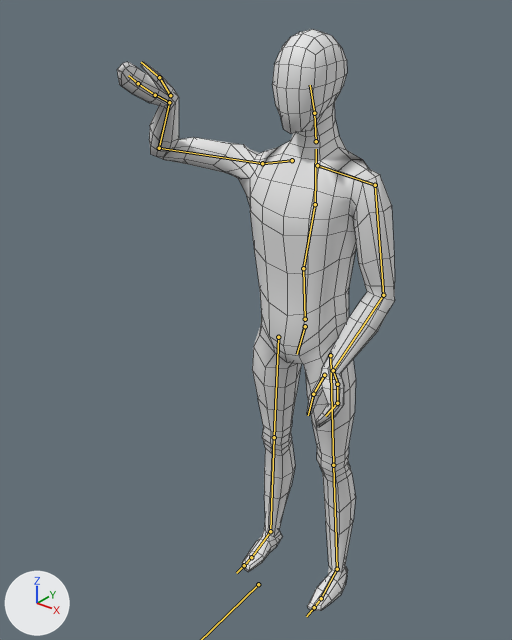
The FBX model Assets/character/character_2018.11.16.fbx, before and after one commit.
One viewpoint serves both versions: a 50 mm camera at (1.014, -1.476, 1.813) aimed at (-0.112, -0.069, 0.94). Arrows for +X, +Y and +Z are at lower left; the lights stay in place. Both versions are drawn at frame 14 of the action 'PlayerCharacterRig|attackTesing'; the numbers are the values there. The bones that bend it are drawn over the model as lines. Mesh edges are drawn as thin lines.

Objects in the first picture: 'PlayerCharacterMesh'.
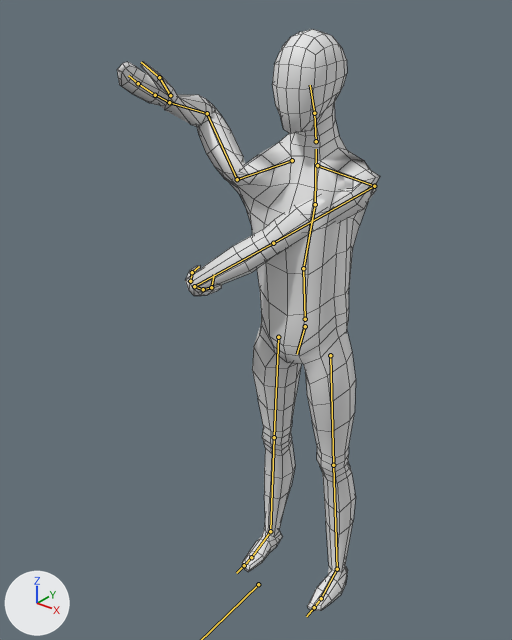
Scene script edits in JSON lines:
```json
{"block": "bone_schulter_l", "where": "bone_schulter_l = bpy.data.objects['PlayerCharacterRig'].pose.bones['Schulter.L']  # child of 'Brust'"}
{"op": "set", "path": "bone_schulter_l.rotation_quaternion", "old": "(1.0, 0.0, 0.0, 0.0)", "new": "(1.0, 0.019, 0.005, 0.002)", "note": "degrees (0, 0, 0) -> degrees (2, 1, 0)"}
{"block": "bone_oberarm_l", "where": "bone_oberarm_l = bpy.data.objects['PlayerCharacterRig'].pose.bones['Oberarm.L']  # child of 'Schulter.L'"}
{"op": "set", "path": "bone_oberarm_l.rotation_quaternion", "old": "(0.976, -0.019, 0.184, -0.115)", "new": "(0.785, 0.394, 0.136, -0.458)", "note": "degrees (-5, 21, -14) -> degrees (37, 35, -48)"}
{"block": "bone_unterarm_l", "where": "bone_unterarm_l = bpy.data.objects['PlayerCharacterRig'].pose.bones['Unterarm.L']  # child of 'Oberarm.L'"}
{"op": "set", "path": "bone_unterarm_l.rotation_quaternion", "old": "(0.983, 0.169, 0.0, -0.076)", "new": "(0.988, -0.139, 0.0, 0.063)", "note": "degrees (19, 1, -9) -> degrees (-16, 1, 7)"}
{"block": "bone_hand_l", "where": "bone_hand_l = bpy.data.objects['PlayerCharacterRig'].pose.bones['Hand.L']  # child of 'Unterarm.L'"}
{"op": "set", "path": "bone_hand_l.rotation_quaternion", "old": "(0.954, -0.173, -0.086, 0.229)", "new": "(0.624, -0.59, 0.187, -0.478)", "note": "degrees (-22, -5, 28) -> degrees (-76, -19, -60)"}
{"block": "bone_schulter_r", "where": "bone_schulter_r = bpy.data.objects['PlayerCharacterRig'].pose.bones['Schulter.R']  # child of 'Brust'"}
{"op": "set", "path": "bone_schulter_r.rotation_quaternion", "old": "(1.0, 0.0, 0.0, 0.0)", "new": "(0.779, 0.605, -0.153, -0.055)", "note": "degrees (0, 0, 0) -> degrees (77, -10, -16)"}
{"block": "bone_oberarm_r", "where": "bone_oberarm_r = bpy.data.objects['PlayerCharacterRig'].pose.bones['Oberarm.R']  # child of 'Schulter.R'"}
{"op": "set", "path": "bone_oberarm_r.rotation_quaternion", "old": "(0.728, 0.493, 0.289, -0.38)", "new": "(0.156, -0.41, 0.46, -0.772)", "note": "degrees (55, 53, -26) -> degrees (-74, -29, -135)"}
{"block": "bone_unterarm_r", "where": "bone_unterarm_r = bpy.data.objects['PlayerCharacterRig'].pose.bones['Unterarm.R']  # child of 'Oberarm.R'"}
{"op": "set", "path": "bone_unterarm_r.rotation_quaternion", "old": "(0.723, 0.629, 0.0, 0.285)", "new": "(0.588, 0.737, 0.0, 0.333)", "note": "degrees (77, -21, 26) -> degrees (96, -29, 27)"}
{"block": "bone_hand_r", "where": "bone_hand_r = bpy.data.objects['PlayerCharacterRig'].pose.bones['Hand.R']  # child of 'Unterarm.R'"}
{"op": "set", "path": "bone_hand_r.rotation_quaternion", "old": "(0.829, -0.492, 0.032, -0.265)", "new": "(0.704, -0.475, 0.495, -0.184)", "note": "degrees (-58, -12, -29) -> degrees (-86, 31, -59)"}
```

Where the change shows, as pixel boxes (x1, y1, x2, y2) in the pictures (512 x 640 px):
```json
{"object": "PlayerCharacterMesh", "change": "posed", "before": [117, 29, 395, 611], "after": [117, 29, 380, 611]}
{"bone": "Schulter.L", "before": "(317, 165) to (375, 185)", "after": "(317, 165) to (374, 186)"}
{"bone": "Oberarm.L", "before": "(375, 185) to (383, 295)", "after": "(374, 186) to (273, 243)"}
{"bone": "Unterarm.L", "before": "(383, 295) to (333, 370)", "after": "(273, 243) to (194, 286)"}
{"bone": "Hand.L", "before": "(333, 370) to (337, 381)", "after": "(194, 286) to (201, 289)"}
{"bone": "Schulter.R", "before": "(292, 160) to (262, 163)", "after": "(292, 160) to (237, 179)"}
{"bone": "Oberarm.R", "before": "(262, 163) to (159, 148)", "after": "(237, 179) to (207, 113)"}
{"bone": "Unterarm.R", "before": "(159, 148) to (169, 102)", "after": "(207, 113) to (169, 102)"}
```
